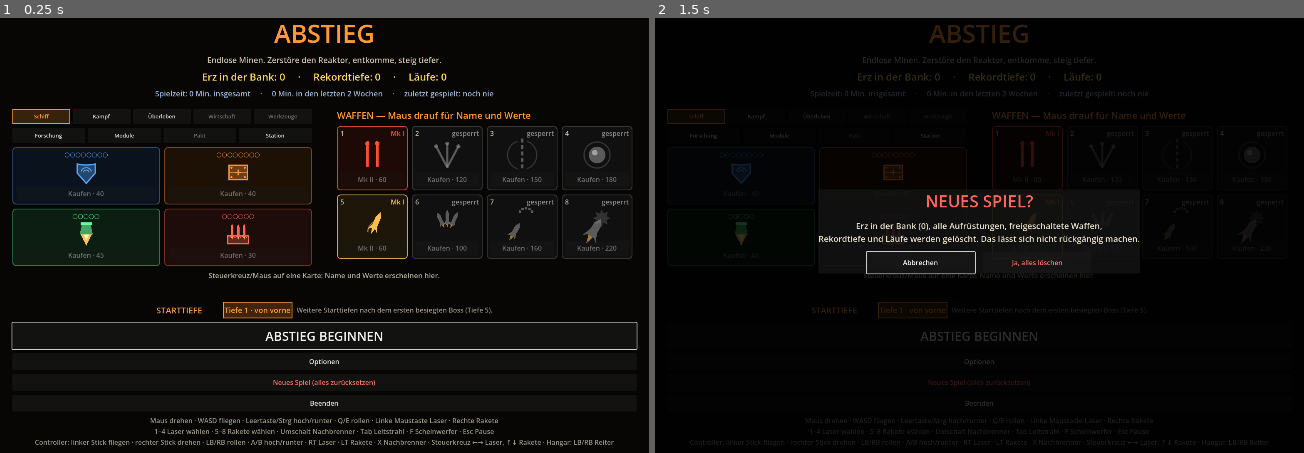
Above: before the commit, frames 1-2 (left to right).
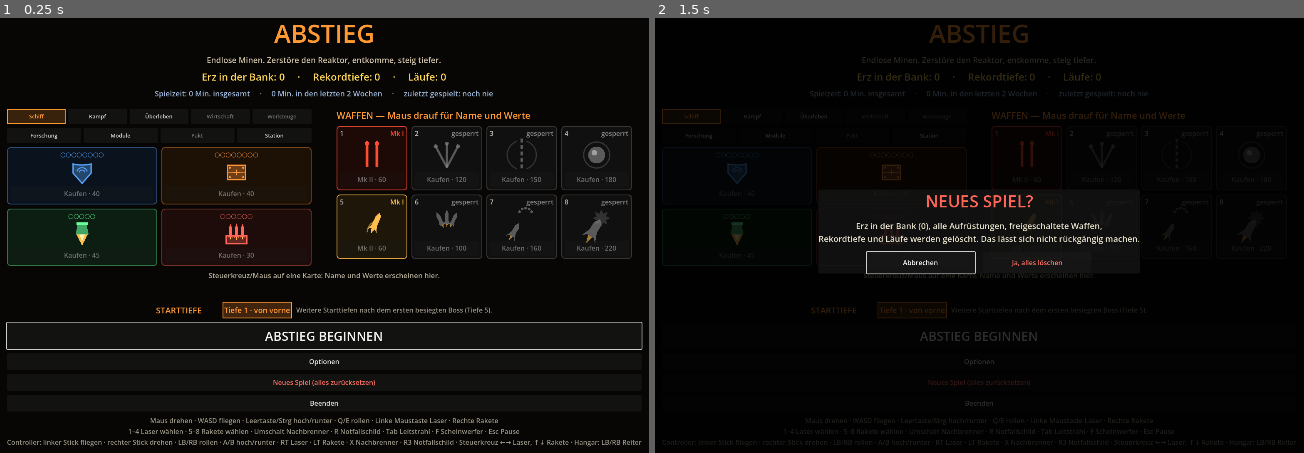
Above: after the commit, the same moments.

Repository: StevFischer/abstieg
Game: Godot game, scene res://scenes/main.tscn
The game is run twice, just before and just after one commit, with the same random seed, the same clock (stepped at 60 frames per second) and the same inputs.
Inputs:
- Up to frame 1 (0.25 s): no input
- Up to frame 2 (1.5 s): click "Neues Spiel (alles zurücksetz…" at 0.5 s; click "Neues Spiel (alles zurücksetz…" at 1.25 s

The runs differ from the first frame. In frame 1, 4.8% of the frame differs, in the area x 0-100%, y 8-99%; in frame 2, 0.7%.

Commit message:
Notfallschild (R / R3): Schild sofort voll, Abklingzeit 10 min, je Stufe −8 % endlos; Sichttest robuster
Co-Authored-By: Claude Opus 5.5 <noreply@anthropic.com>

Diff:
--- a/scripts/Eingabe.gd
+++ b/scripts/Eingabe.gd
@@ -22,6 +22,7 @@
 	_aktion("licht", [KEY_F], [JOY_BUTTON_Y], [])
 	_aktion("pause", [KEY_ESCAPE], [JOY_BUTTON_START], [])
 	_aktion("nachbrenner", [KEY_SHIFT], [JOY_BUTTON_X], [])
+	_aktion("notfallschild", [KEY_R], [JOY_BUTTON_RIGHT_STICK], [])
 	# Menüs mit dem Gamepad (GameSir am Handy): Godot belegt Bestätigen/Zurück nicht von selbst mit A/B.
 	_aktion("ui_accept", [], [JOY_BUTTON_A], [])
 	_aktion("ui_cancel", [], [JOY_BUTTON_B], [])
--- a/scripts/HUD.gd
+++ b/scripts/HUD.gd
@@ -29,6 +29,7 @@
 
 var radar_punkte: Array = []   ## [Bildschirmposition, am Rand?] je Gegner im Radar
 var nachbrenner := ""            ## Anzeige des Nachbrenners, leer = nicht gekauft
+var notfall := ""                ## Anzeige des Notfallschilds, leer = nicht gekauft
 var leit_an := false
 var leit_pos := Vector2.ZERO
 var leit_rand := false
@@ -351,8 +352,11 @@
 		var nb_farbe := GELB if nachbrenner == "NACHBRENNER" else (GRUEN if nachbrenner.ends_with("bereit") else Color(0.6, 0.6, 0.6))
 		_zeichnung.draw_string(ThemeDB.fallback_font, m + Vector2(-120, 120), nachbrenner,
 			HORIZONTAL_ALIGNMENT_CENTER, 240, 16, nb_farbe)
+	if notfall != "":
+		_zeichnung.draw_string(ThemeDB.fallback_font, m + Vector2(-140, 140), notfall,
+			HORIZONTAL_ALIGNMENT_CENTER, 280, 16, BLAU if notfall.ends_with("bereit") else Color(0.6, 0.6, 0.6))
 	if not leit_an:      # Stev 2026-10-10: Markierung „verschwunden“ — sagen, dass sie nur ausgeschaltet ist
-		_zeichnung.draw_string(ThemeDB.fallback_font, m + Vector2(-160, 145), "Leitstrahl aus — Tab / Select",
+		_zeichnung.draw_string(ThemeDB.fallback_font, m + Vector2(-160, 162), "Leitstrahl aus — Tab / Select",
 			HORIZONTAL_ALIGNMENT_CENTER, 320, 15, Color(0.6, 0.75, 0.65, 0.8))
 		return
 	var c := Color(0.4, 1.0, 0.6, 0.9)
--- a/scripts/Hangar.gd
+++ b/scripts/Hangar.gd
@@ -136,9 +136,9 @@
 	# Auf dem Handy nur die Controller-Zeile: Maus und Tastatur gibt es dort nicht.
 	var tastatur := "" if OS.has_feature("android") else \
 		"Maus drehen · WASD fliegen · Leertaste/Strg hoch/runter · Q/E rollen · Linke Maustaste Laser · Rechte Rakete\n" + \
-		"1–4 Laser wählen · 5–8 Rakete wählen · Umschalt Nachbrenner · Tab Leitstrahl · F Scheinwerfer · Esc Pause\n"
+		"1–4 Laser wählen · 5–8 Rakete wählen · Umschalt Nachbrenner · R Notfallschild · Tab Leitstrahl · F Scheinwerfer · Esc Pause\n"
 	spalte.add_child(_label(tastatur +
-		"Controller: linker Stick fliegen · rechter Stick drehen · LB/RB rollen · A/B hoch/runter · RT Laser · LT Rakete · X Nachbrenner · Steuerkreuz ←→ Laser, ↑↓ Rakete · Hangar: LB/RB Reiter",
+		"Controller: linker Stick fliegen · rechter Stick drehen · LB/RB rollen · A/B hoch/runter · RT Laser · LT Rakete · X Nachbrenner · R3 Notfallschild · Steuerkreuz ←→ Laser, ↑↓ Rakete · Hangar: LB/RB Reiter",
 		16, Color(0.6, 0.58, 0.52), true))
 	# Nach einem Kauf bleibt der Fokus auf demselben Knopf (Controller), sonst auf "Abstieg beginnen".
 	var ziel: Control = erster
--- a/scripts/Main.gd
+++ b/scripts/Main.gd
@@ -124,6 +124,9 @@
 	schiff.modul_gefunden.connect(func(m: Dictionary):
 		var weg := Meta.modul_hinzu(m)
 		hud.aufnahme(Module.name_von(m).to_upper() + ("  (Inventar voll: %s zerlegt)" % Module.name_von(weg) if not weg.is_empty() else ""), Module.farbe(m)))
+	schiff.notfall_ausgeloest.connect(func():
+		hud.mitteilung("NOTFALLSCHILD — SCHILD VOLL", 1.5, HUD.BLAU)
+		Protokoll.schreib("lauf", "Notfallschild auf Tiefe %d, nächstes in %.0f s" % [tiefe, schiff.notfall_cd]))
 	schiff.notschild_ausgeloest.connect(func():
 		hud.mitteilung("NOTSCHILD!", 1.8, HUD.BLAU)
 		Protokoll.schreib("lauf", "Notschild ausgelöst auf Tiefe %d, übrig %d" % [tiefe, schiff.notschild]))
@@ -623,6 +626,8 @@
 func _radar() -> void:
 	hud.radar_punkte.clear()
 	var weite := float(Meta.schiffswerte().radar)
+	hud.notfall = "" if schiff.notfall_cd <= 0.0 else ("Notfallschild bereit" if schiff.notfall_rest <= 0.0 else
+		"Notfallschild %d:%02d" % [ceili(schiff.notfall_rest) / 60, ceili(schiff.notfall_rest) % 60])
 	hud.nachbrenner = "" if schiff.nachbrenner_cd <= 0.0 else (
 		"NACHBRENNER" if schiff.boost_aktiv() else (
 		"Nachbrenner bereit" if schiff.nachbrenner_bereit <= 0.0 else "Nachbrenner %d s" % ceili(schiff.nachbrenner_bereit)))
@@ -1478,9 +1483,7 @@
 
 ## Früher bemerken: Gegner hinter einer Wand in Gehörweite wird alarmiert, weiter weg nicht.
 func _sicht_test() -> void:
-	Meta.start_tiefe = 1
-	_starte_lauf()
-	await _warte(1.0)
+	await _warte(1.0)       # Lauf läuft schon (Autotest-Start)
 	schiff.unverwundbar = true
 	for g in get_tree().get_nodes_in_group("gegner"):
 		g.free()
@@ -1500,7 +1503,11 @@
 			var art := "nah" if d < Gegner.GEHOER - 2.0 and d > 6.0 else ("fern" if d > Gegner.GEHOER + 5.0 and d < 30.0 else "")
 			if art == "" or faelle.has(art):
 				continue
-			if not space.intersect_ray(PhysicsRayQueryParameters3D.create(p, sp, 1)).is_empty():
+			var verdeckt := true      # auch ±0,6 m höher/tiefer verdeckt: das Schweben darf nicht um die Kante sehen
+			for dy in [-0.6, 0.0, 0.6]:
+				if space.intersect_ray(PhysicsRayQueryParameters3D.create(p + Vector3(0, dy, 0), sp, 1)).is_empty():
+					verdeckt = false
+			if verdeckt:
 				faelle[art] = p
 		if faelle.size() == 2:
 			break
@@ -1995,12 +2002,22 @@
 	Meta.stufen = {"laserschaden": 10}
 	ok = pruef.call("Schild endlos", schild_k == [10240, 30720, 71680] and schild_w == ["Schild 250", "Schild 500", "Schild 1000"] and not (func(): Meta.stufen["schild"] = 200; var a := Meta.ausgereizt("schild"); Meta.stufen.erase("schild"); return a).call(),
 		"Meister 0/10/30: %s, Preise %s" % [", ".join(schild_w), schild_k]) and ok
+	# Notfallschild: erst kaufen (10 min), dann −8 % je Stufe, endlos
+	var nf := []
+	for st in [0, 1, 2, 11]:
+		Meta.stufen = {"schildladung": st}
+		nf.append(Meta.notfall_abklingzeit(st))
+	Meta.stufen = {"schildladung": 0}
+	var nf_k0 := Meta.kosten("schildladung")
+	Meta.stufen = {"laserschaden": 10}
+	ok = pruef.call("Notfallschild Stufen", nf[0] == 0.0 and is_equal_approx(nf[1], 600.0) and is_equal_approx(nf[2], 552.0) and absf(nf[3] - 600.0 * pow(0.92, 10)) < 0.01 and nf_k0 == 250,
+		"Abklingzeit Stufe 0/1/2/11: %s s, erste Stufe kostet %d" % [nf.map(func(x): return "%.0f" % x), nf_k0]) and ok
 	ok = pruef.call("Ohne Meister", Meta.stufen.size() == 1 and (func(): Meta.stufen["magnet"] = 3; return Meta.ausgereizt("magnet")).call(),
 		"Magnet Stufe 3/3 ausgereizt") and ok
 	# Alles auf eine Teststufe
 	Meta.stufen = {"laserschaden": 3, "feuerrate": 5, "raketenschaden": 2, "kritisch": 6, "schildladen": 5, "schildpause": 5,
 		"reparatur": 2, "notschild": 1, "erzausbeute": 5, "beutechance": 5, "magnet": 2, "abschluss": 4,
-		"nachbrenner": 3, "fluchtzeit": 5, "radar": 1}
+		"nachbrenner": 3, "fluchtzeit": 5, "radar": 1, "schildladung": 3}
 	Meta.start_tiefe = 1
 	Meta.speichern()
 	_starte_lauf()
@@ -2010,6 +2027,23 @@
 	for b in get_tree().get_nodes_in_group("beute"):
 		b.free()
 	schiff.unverwundbar = true
+	# Notfallschild im Flug: Taste R füllt den Schild, zweiter Druck während der Abklingzeit tut nichts
+	schiff.schild = 5.0
+	Input.action_press("notfallschild")
+	await get_tree().physics_frame
+	await get_tree().physics_frame
+	Input.action_release("notfallschild")
+	var nf_voll := is_equal_approx(schiff.schild, schiff.schild_max)
+	var nf_rest := schiff.notfall_rest
+	schiff.schild = 5.0
+	Input.action_press("notfallschild")
+	await get_tree().physics_frame
+	await get_tree().physics_frame
+	Input.action_release("notfallschild")
+	await _warte(0.3)
+	_foto("notfallschild_hud")
+	ok = pruef.call("Notfallschild im Flug", nf_voll and absf(nf_rest - 600.0 * 0.92 * 0.92) < 0.1 and schiff.schild < 10.0 and hud.notfall.begins_with("Notfallschild 8:"),
+		"Taste R: Schild 5 → voll %s, Abklingzeit %.0f s (Stufe 3), zweiter Druck Schild %.0f, HUD „%s“" % [nf_voll, nf_rest, schiff.schild, hud.notfall]) and ok
 	var neue := func() -> Array:
 		var aus := []
 		for k in level.get_children():
--- a/scripts/Meta.gd
+++ b/scripts/Meta.gd
@@ -74,6 +74,9 @@
 	{"id": "schildladen", "art": "ueberleben", "name": "Schildlader", "text": "+20 % Schild-Ladetempo", "kosten": 45, "max": 6, "pro": 0.20, "meister": 0.03, "boss": 0},
 	{"id": "schildpause", "art": "ueberleben", "name": "Schnellstart", "text": "Schild lädt 0,4 s früher", "kosten": 50, "max": 5, "pro": 0.4, "meister": 0.0, "boss": 0},
 	{"id": "reparatur", "art": "ueberleben", "name": "Reparaturdrohne", "text": "+10 Hülle zu Beginn jeder Tiefe", "kosten": 60, "max": 5, "pro": 10.0, "meister": 2.0, "boss": 0},
+	## Stev 2026-10-10: Notfallschild auf Taste (R / R3) lädt den Schild sofort voll; erste Stufe schaltet frei
+	## (Abklingzeit 10 min), jede weitere senkt sie um 8 % — endlos, Preis steigt gleichmäßig.
+	{"id": "schildladung", "art": "ueberleben", "name": "Notfallschild", "text": "R / rechter Stick: Schild sofort voll; Abklingzeit 10 min, jede weitere Stufe −8 %", "kosten": 250, "max": 1, "pro": 1.0, "meister": 1.0, "endlos": 0.5, "boss": 0},
 	{"id": "notschild", "art": "ueberleben", "name": "Notschild", "text": "einmal je Lauf: tödlicher Treffer → 1 Hülle, Schild voll", "kosten": 300, "max": 2, "pro": 1.0, "meister": 0.0, "boss": 15},
 	{"id": "erzausbeute", "art": "wirtschaft", "name": "Raffinerie", "text": "+10 % Erz je Fund", "kosten": 80, "max": 8, "pro": 0.10, "meister": 0.02, "boss": 5},
 	{"id": "beutechance", "art": "wirtschaft", "name": "Bergungskralle", "text": "+4 % Chance, dass Gegner Beute fallen lassen", "kosten": 70, "max": 5, "pro": 0.04, "meister": 0.005, "boss": 5},
@@ -416,6 +419,13 @@
 	return mini(st, int(a.max)) * float(a.pro) + maxi(st - int(a.max), 0) * float(a.meister)
 
 
+## Notfallschild: 0 = nicht gekauft, Stufe 1 = 600 s, jede weitere ×0,92.
+const NOTFALL_START := 600.0
+const NOTFALL_FAKTOR := 0.92
+func notfall_abklingzeit(st: int) -> float:
+	return 0.0 if st <= 0 else NOTFALL_START * pow(NOTFALL_FAKTOR, st - 1)
+
+
 ## Lesbare Gesamtwirkung bei Stufe st, z. B. „+30 % Laserschaden“ oder „Radar 35 m“.
 func wirkung_text(id: String, st: int) -> String:
 	var w := wert_bei(id, st)
@@ -430,6 +440,11 @@
 		"magnet": return "kein Magnet" if st == 0 else "Magnet %d m" % (6 + 3 * (st - 1))
 		"nachbrenner": return "kein Nachbrenner" if st == 0 else "Abklingzeit %.1f s" % (9.0 - 1.5 * (st - 1))
 		"radar": return "kein Radar" if st == 0 else "Radar %d m" % (25 + 10 * (st - 1))
+		"schildladung":
+			if st == 0:
+				return "kein Notfallschild"
+			var sek := roundi(notfall_abklingzeit(st))
+			return "Abklingzeit %d:%02d min" % [sek / 60, sek % 60]
 		"kritisch": return "%.1f %% Chance auf doppelten Schaden" % (w * 100.0)
 		"beutechance": return "Beutechance %.1f %%" % (20.0 + w * 100.0)
 	return "+%d %%" % int(round(w * 100.0))
@@ -519,6 +534,7 @@
 		"nachbrenner_cd": 0.0 if stufe("nachbrenner") == 0 else 9.0 - 1.5 * (stufe("nachbrenner") - 1),
 		"flucht_mult": 1.0 + wert("fluchtzeit"),
 		"radar": 0.0 if stufe("radar") == 0 else 25.0 + 10.0 * (stufe("radar") - 1),
+		"notfall_cd": notfall_abklingzeit(stufe("schildladung")),
 		"forschung": forschung.duplicate(),
 	}
 	return _module_anwenden(werte)
--- a/scripts/Schiff.gd
+++ b/scripts/Schiff.gd
@@ -70,6 +70,9 @@
 var erz_mult := 1.0
 var magnet := 0.0               ## Reichweite des Erzmagneten in m, 0 = keiner
 var nachbrenner_cd := 0.0       ## Abklingzeit, 0 = kein Nachbrenner
+var notfall_cd := 0.0           ## Notfallschild: Abklingzeit (s), 0 = nicht gekauft
+var notfall_rest := 0.0         ## bis wieder bereit; läuft über Tiefen hinweg
+signal notfall_ausgeloest
 var nachbrenner_bereit := 0.0   ## Restzeit bis zum nächsten Nachbrenner
 var durchschlag_extra := 0      ## legendäre Laserlinse
 signal modul_gefunden(m: Dictionary)
@@ -128,6 +131,7 @@
 	erz_mult = w.get("erz_mult", 1.0)
 	magnet = w.get("magnet", 0.0)
 	nachbrenner_cd = w.get("nachbrenner_cd", 0.0)
+	notfall_cd = w.get("notfall_cd", 0.0)
 	durchschlag_extra = w.get("durchschlag_extra", 0)
 	f = {}
 	for id in w.get("forschung", []):
@@ -163,6 +167,9 @@
 		_maus = Vector2.ZERO
 		return
 	netz_t = maxf(netz_t - dt, 0.0)
+	notfall_rest = maxf(notfall_rest - dt, 0.0)
+	if Input.is_action_just_pressed("notfallschild"):
+		notfallschild()
 	emp_t = maxf(emp_t - dt, 0.0)
 	if not autopilot.is_empty():
 		_zug = Vector3.ZERO
@@ -199,6 +206,16 @@
 	_waffen(dt)
 	schild_laden(dt)
 	_erzmagnet(dt)
+
+
+## Notfallschild: Schild sofort voll, dann notfall_cd Sekunden Abklingzeit. Gibt true zurück, wenn ausgelöst.
+func notfallschild() -> bool:
+	if notfall_cd <= 0.0 or notfall_rest > 0.0 or not aktiv:
+		return false
+	schild = schild_max
+	notfall_rest = notfall_cd
+	notfall_ausgeloest.emit()
+	return true
 
 
 ## Nachbrenner: doppeltes Tempo für 1,5 s, danach Abklingzeit. Gibt true zurück, wenn gezündet.
--- a/scripts/WaffenSymbol.gd
+++ b/scripts/WaffenSymbol.gd
@@ -152,6 +152,12 @@
 			ci.draw_polyline(pk, f, dick * 0.7, true)
 			ci.draw_line(m + Vector2(0, -s * 0.45), m + Vector2(0, s * 0.15), f, dick)
 			ci.draw_circle(m + Vector2(0, s * 0.42), dick * 0.6, f)
+		"auf_schildladung":      # Schild mit Blitz
+			var ps := PackedVector2Array([m + Vector2(-0.7, -0.7) * s, m + Vector2(0.7, -0.7) * s, m + Vector2(0.7, 0.05) * s,
+				m + Vector2(0, 0.9) * s, m + Vector2(-0.7, 0.05) * s, m + Vector2(-0.7, -0.7) * s])
+			ci.draw_polyline(ps, f, dick * 0.7, true)
+			ci.draw_colored_polygon(PackedVector2Array([m + Vector2(0.1, -0.55) * s, m + Vector2(-0.3, 0.1) * s,
+				m + Vector2(0.0, 0.1) * s, m + Vector2(-0.1, 0.6) * s, m + Vector2(0.3, -0.1) * s, m + Vector2(0.0, -0.1) * s]), f)
 		"auf_erzausbeute":       # Kristall mit Plus
 			ci.draw_colored_polygon(PackedVector2Array([m + Vector2(-0.2, -0.85) * s, m + Vector2(0.25, -0.1) * s,
 				m + Vector2(-0.2, 0.8) * s, m + Vector2(-0.65, -0.1) * s]), Color(f, f.a * 0.8))
